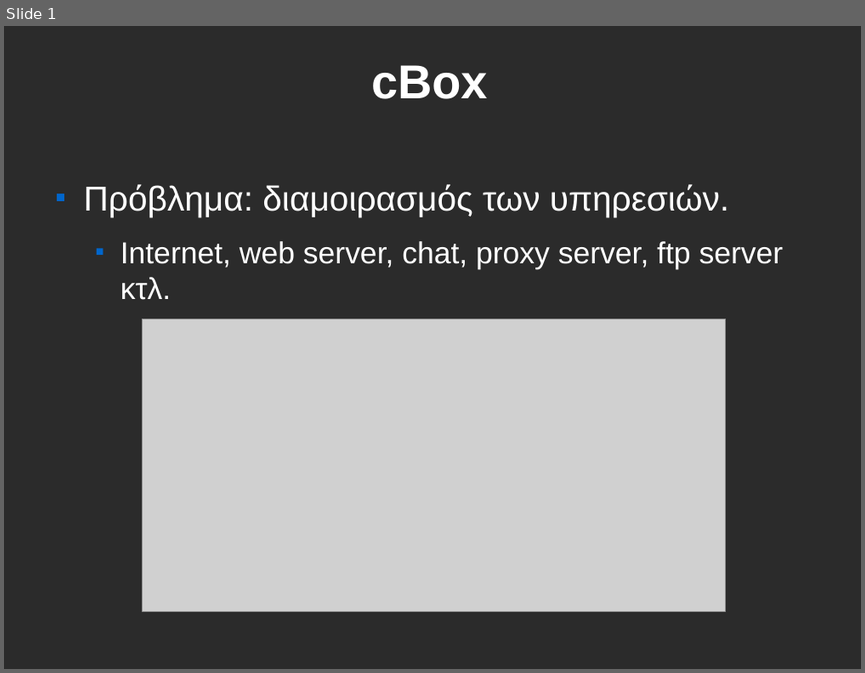
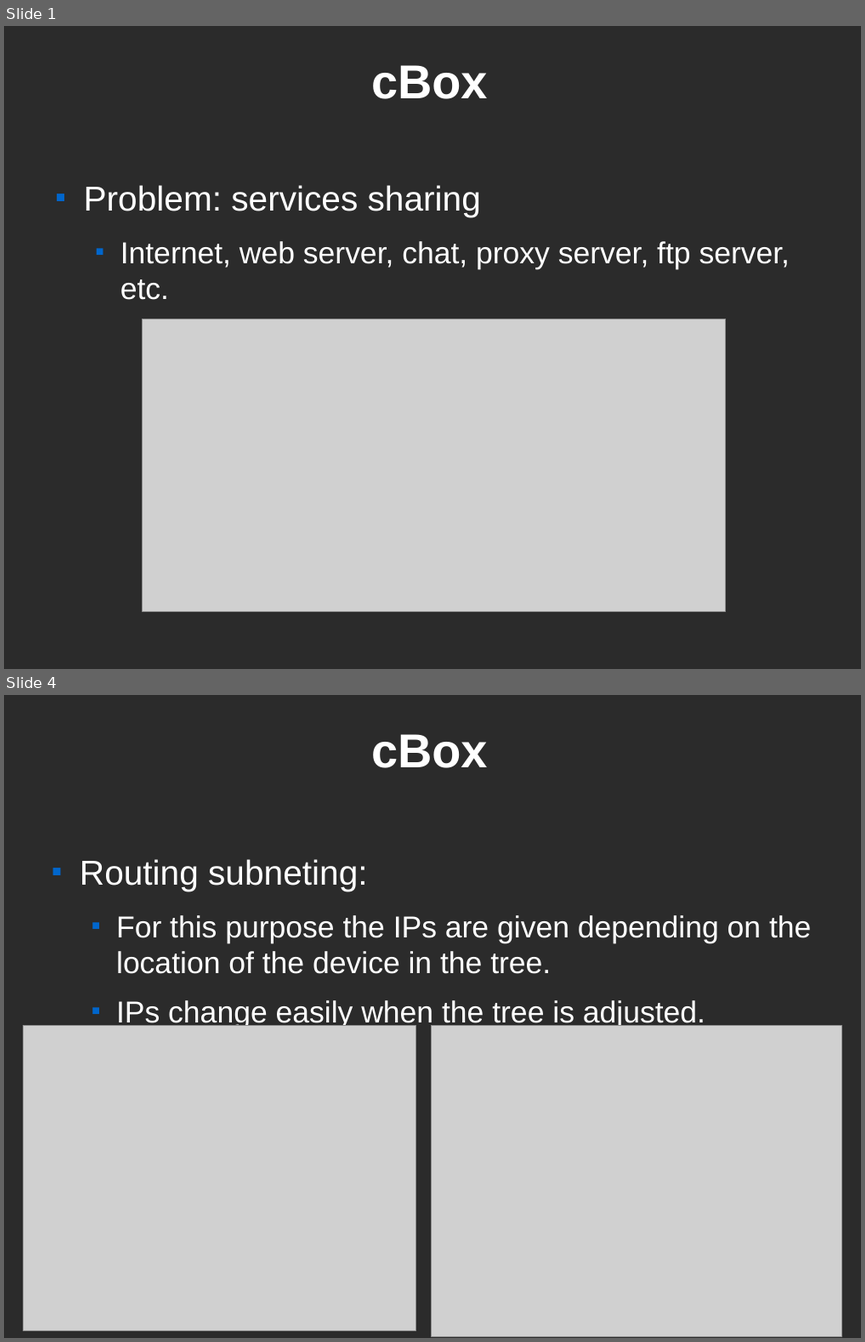
Before and after one commit to CEID-DS/cbox, a slide deck: doc/fosscomm/ZeroConf.odp. Shown one above the other, each under a label of ours: slide 1 before the commit, slides 1 and 4 after it; the slides between them are not shown. The pictures are 865x673 and 865x1342 pixels, drawn with LibreOffice and Linux fonts; fonts in the diff are those of the drawing; grey boxes stand for pictures; background and template pictures are left out; a plain dark background stands for a picture behind light text. Boxes give left, top, right and bottom in pixels: in the first picture for what was removed or moved away, otherwise in the second. Text is boxed around its words. In the diff, an @@ line names an element or a change of style, - is before the commit and + after.

```diff
--- a/doc/fosscomm/ZeroConf.odp
+++ b/doc/fosscomm/ZeroConf.odp
@@ slide 4 added at [4,695,861,1338], background picture (left out) @@
@@ title added at [371,734,488,768], 44 pt, text #FFFFFF, bold @@
+cBox
@@ text added at [80,859,811,1028], 28 pt, text #FFFFFF @@
+■ Routing subneting:
+  ■ For this purpose the IPs are given depending on the location of the device in the tree.
+  ■ IPs change easily when the tree is adjusted.
@@ picture added at [24,1026,416,1331] @@
@@ picture added at [432,1026,841,1337] @@
@@ slide 1 changed as well @@
@@ text at [84,185,790,300]: text changed @@
-■ Πρόβλημα: διαμοιρασμός των υπηρεσιών.
-  ■ Internet, web server, chat, proxy server, ftp server κτλ.
+■ Problem: services sharing
+  ■ Internet, web server, chat, proxy server, ftp server, etc.
```
Also in this commit, not shown: 9 other slides added, 9 slides removed, 1 other file.
